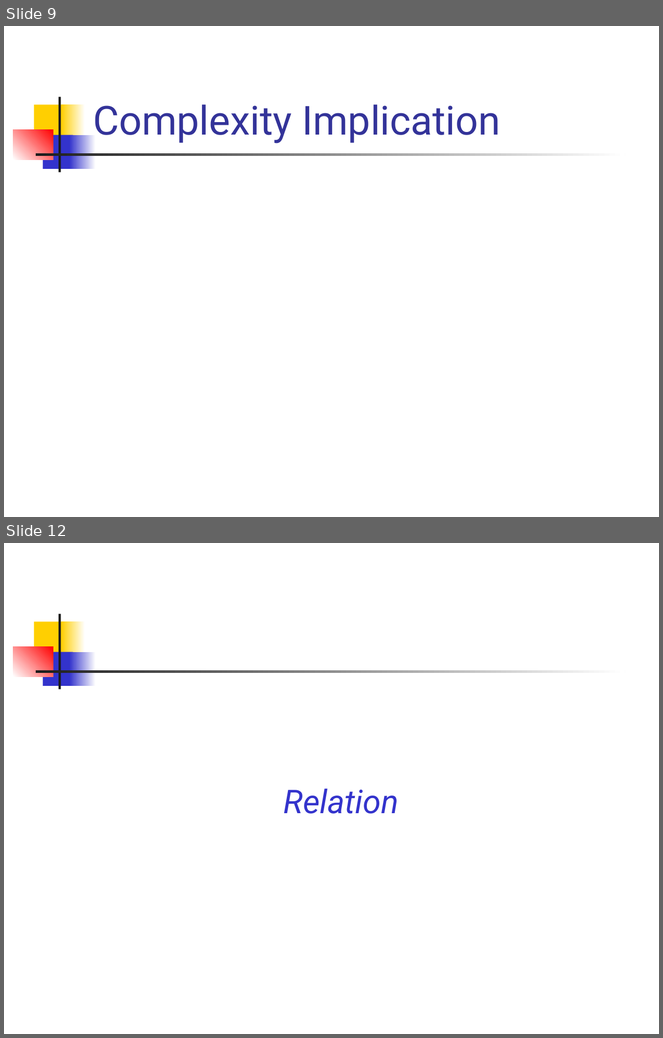
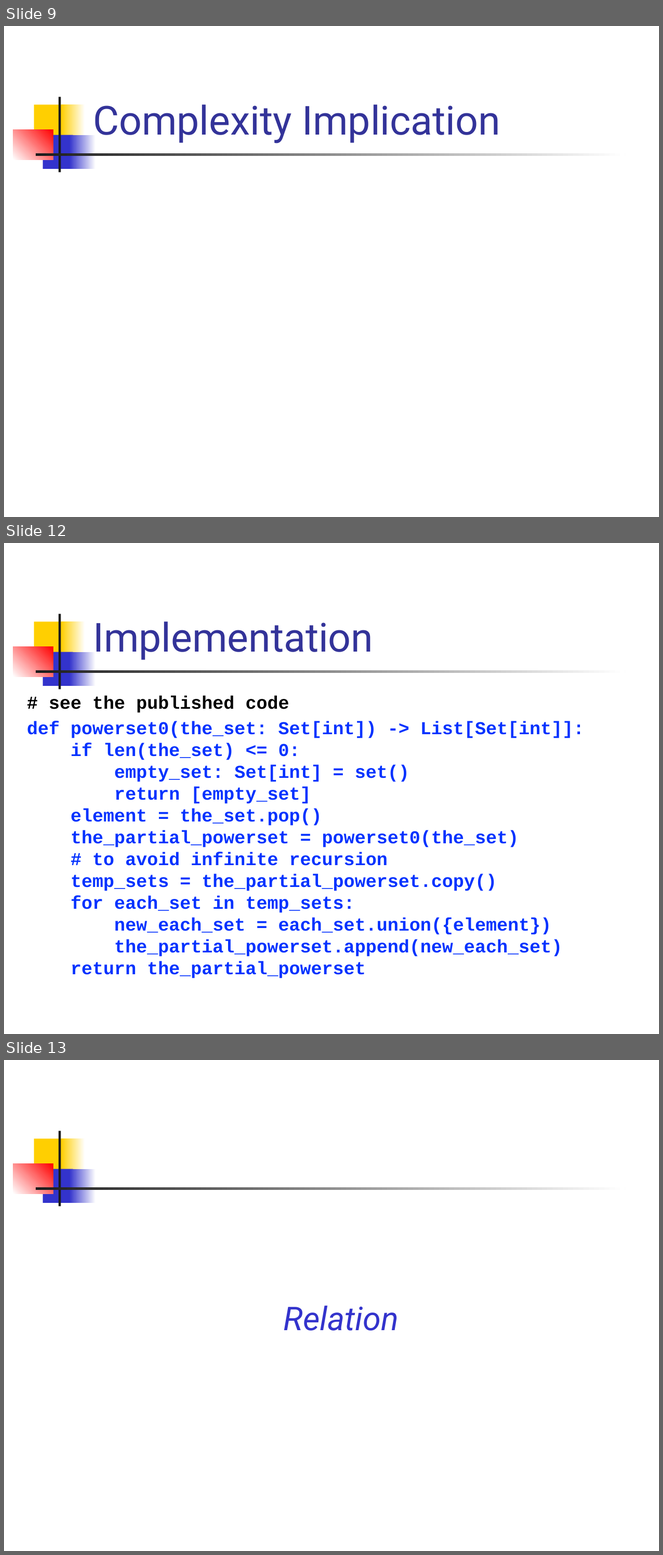
Before and after one commit to csslab-ustc/csslab-ustc.github.io, a slide deck: courses/theory/slides/lec02-math-foundation.pptx. Shown one above the other, each under a label of ours: slides 9 and 12 before the commit, slides 9, 12 and 13 after it; the slides between them are not shown. The pictures are 663x1038 and 663x1555 pixels, drawn with LibreOffice and Linux fonts; fonts in the diff are those of the drawing; grey boxes stand for pictures. Boxes give left, top, right and bottom in pixels: in the first picture for what was removed or moved away, otherwise in the second. Text is boxed around its words. In the diff, an @@ line names an element or a change of style, - is before the commit and + after.

```diff
--- a/courses/theory/slides/lec02-math-foundation.pptx
+++ b/courses/theory/slides/lec02-math-foundation.pptx
@@ slide 12 added at bbox=[4, 543, 659, 1034], background #FFFFFF; not listed: 7 template elements that a slide beside it also shows @@
@@ title added at bbox=[93, 622, 373, 660], 44 pt, text #333399 @@
+Implementation
@@ text added at bbox=[27, 696, 584, 979], 20 pt, text #0432FF, bold @@
+# see the published code
+def powerset0(the_set: Set[int]) -> List[Set[int]]:
+if len(the_set) <= 0:
+empty_set: Set[int] = set()
+return [empty_set]
+element = the_set.pop()
+the_partial_powerset = powerset0(the_set)
+# to avoid infinite recursion
+temp_sets = the_partial_powerset.copy()
+for each_set in temp_sets:
+new_each_set = each_set.union({element})
+the_partial_powerset.append(new_each_set)
+return the_partial_powerset
@@ what was slide 12 is now slide 13 @@
```
Also in this commit, not shown: 8 slides changed, 18 other slides added, 7 slides removed, 5 other files.
